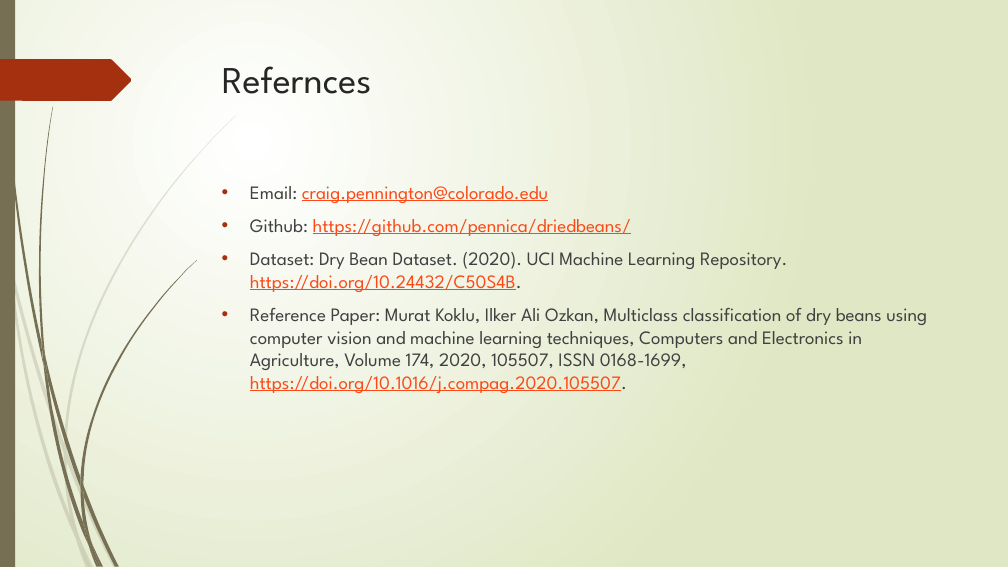
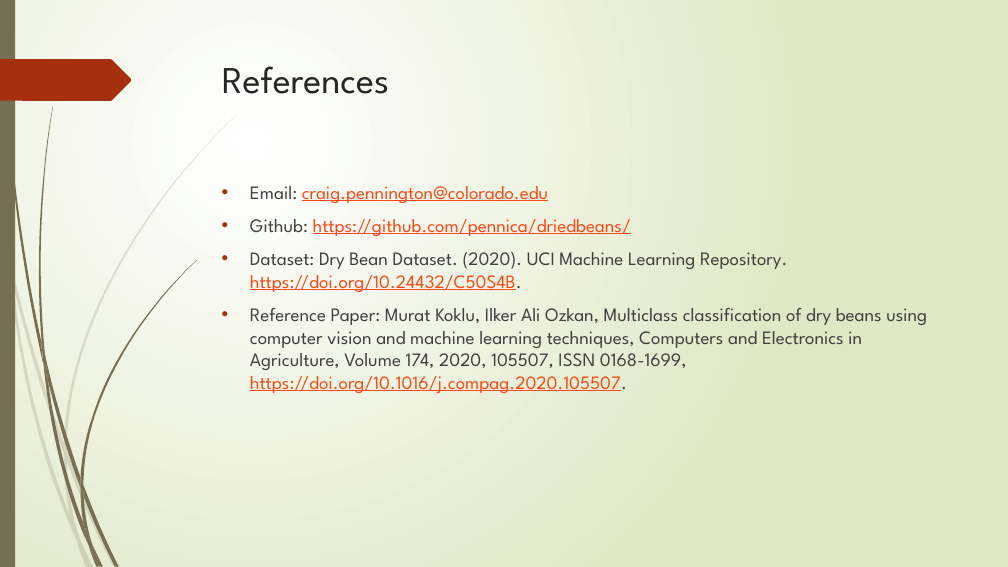
Before and after one commit to pennica/driedbeans, a slide deck: slide 15 of Dried Beans Multiclassifiers.pptx (slide 14 before the commit). Drawn at 1008x567 pixels with LibreOffice and Linux fonts; fonts in the diff are those of the drawing. Boxes give left, top, right and bottom in pixels: in the first picture for what was removed or moved away, otherwise in the second. Text is boxed around its words. In the diff, an @@ line names an element or a change of style, - is before the commit and + after.

Commit message:
Added the Feature Table slide and corrected a typo

```diff
--- a/Dried Beans Multiclassifiers.pptx
+++ b/Dried Beans Multiclassifiers.pptx
@@ title at bbox=[222, 66, 389, 94]: text changed @@
-Refernces
+References
```
Also in this commit, not shown: 1 slide added.
